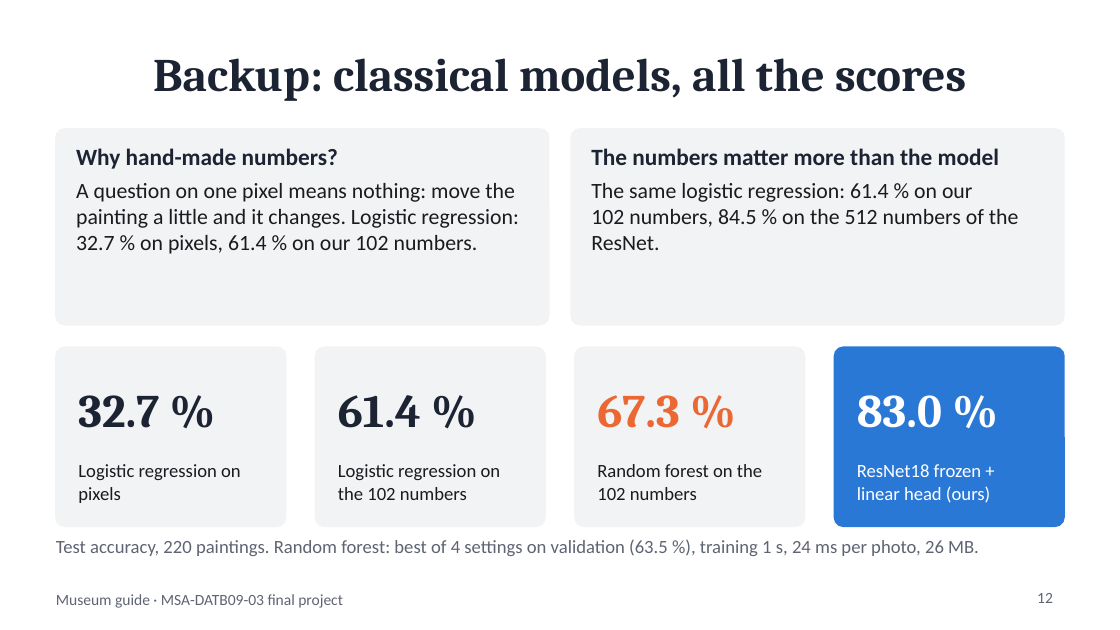
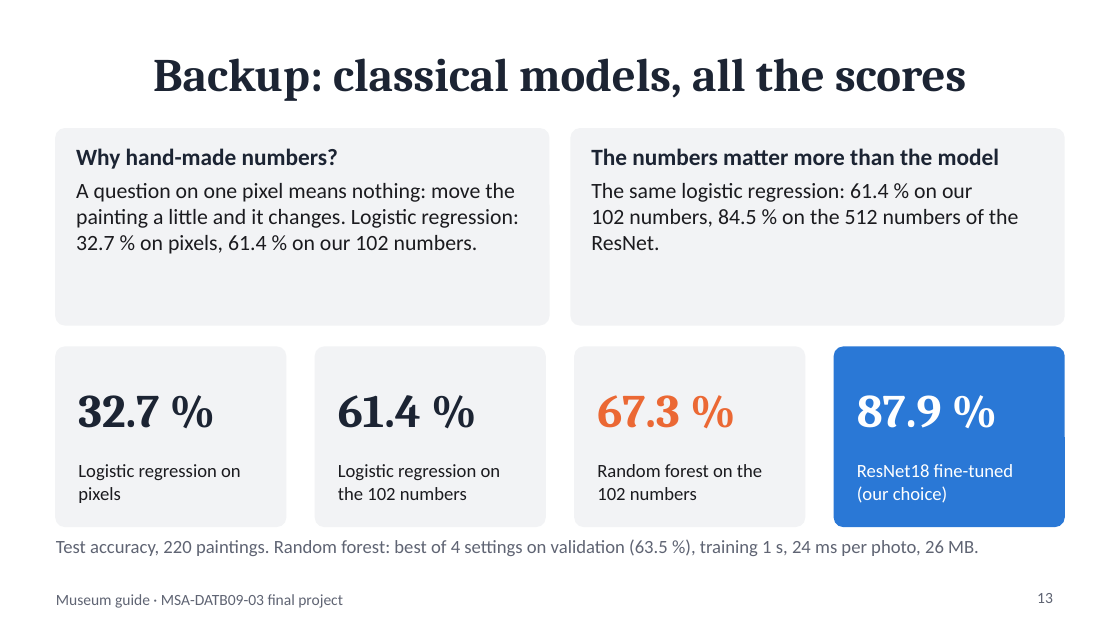
Before and after one commit to BenjaminAHS/neural-network-project, a slide deck: slide 13 of docs/museum_guide_presentation.pptx (slide 12 before the commit). Drawn at 1120x630 pixels with LibreOffice and Linux fonts; fonts in the diff are those of the drawing. Boxes give left, top, right and bottom in pixels: in the first picture for what was removed or moved away, otherwise in the second. Text is boxed around its words. In the diff, an @@ line names an element or a change of style, - is before the commit and + after.

Commit message:
Add the second test to the talk and recommend the fine-tuned ResNet18

```diff
--- a/docs/museum_guide_presentation.pptx
+++ b/docs/museum_guide_presentation.pptx
@@ text at box(857, 395, 942, 428): text changed @@
-83.0 %
+87.9 %
@@ text at box(857, 464, 1013, 503): text changed @@
-ResNet18 frozen + linear head (ours)
+ResNet18 fine-tuned (our choice)
@@ page number at box(1037, 593, 1053, 603): text changed @@
-12
+13
```
Also in this commit, not shown: 10 other slides changed, 1 slide added, 4 other files.
